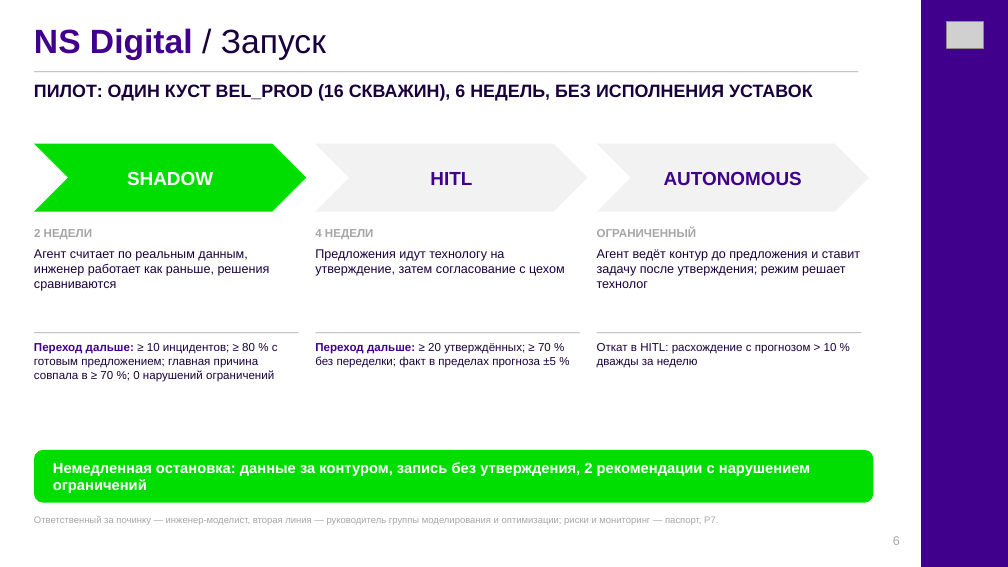
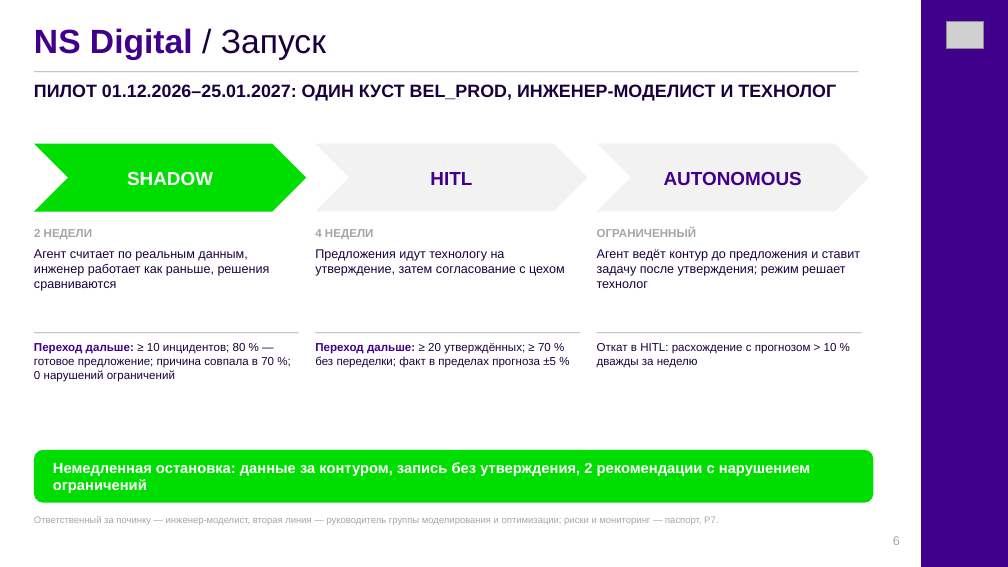
Before and after one commit to Sanchosporoh/duotech_agent, a slide deck: slide 6 of course/deck/agent_deck.pptx. Drawn at 1008x567 pixels with LibreOffice and Linux fonts; fonts in the diff are those of the drawing; grey boxes stand for pictures. Boxes give left, top, right and bottom in pixels: in the first picture for what was removed or moved away, otherwise in the second. Text is boxed around its words. In the diff, an @@ line names an element or a change of style, - is before the commit and + after.

```diff
--- a/course/deck/agent_deck.pptx
+++ b/course/deck/agent_deck.pptx
@@ text at (34,84,836,101): text changed @@
-ПИЛОТ: ОДИН КУСТ BEL_PROD (16 СКВАЖИН), 6 НЕДЕЛЬ, БЕЗ ИСПОЛНЕНИЯ УСТАВОК
+ПИЛОТ 01.12.2026–25.01.2027: ОДИН КУСТ BEL_PROD, ИНЖЕНЕР-МОДЕЛИСТ И ТЕХНОЛОГ
@@ text at (34,343,274,382): text changed @@
-Переход дальше: ≥ 10 инцидентов; ≥ 80 % с готовым предложением; главная причина совпала в ≥ 70 %; 0 нарушений ограничений
+Переход дальше: ≥ 10 инцидентов; 80 % — готовое предложение; причина совпала в 70 %; 0 нарушений ограничений
```
Also in this commit, not shown: 1 other slide changed, 6 other files.
